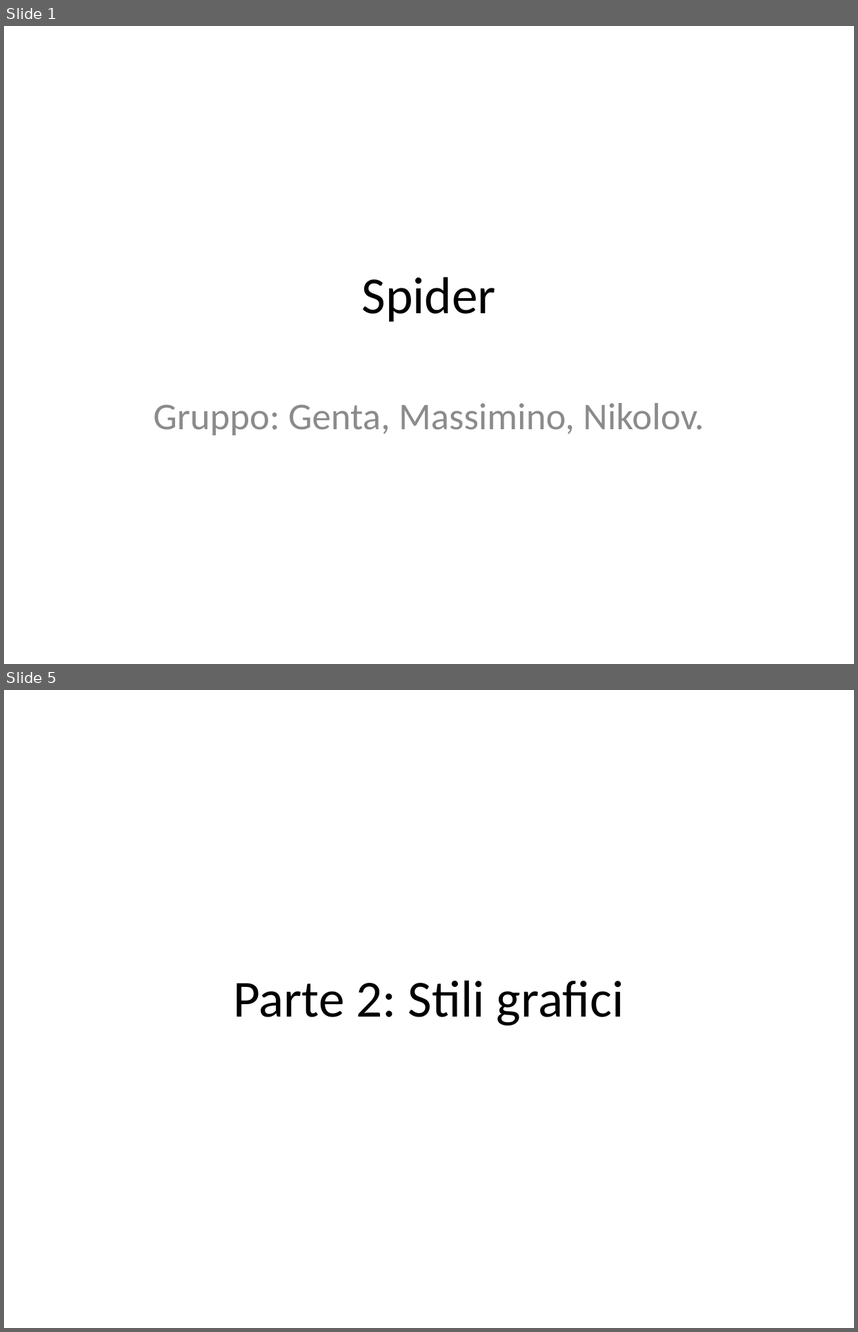
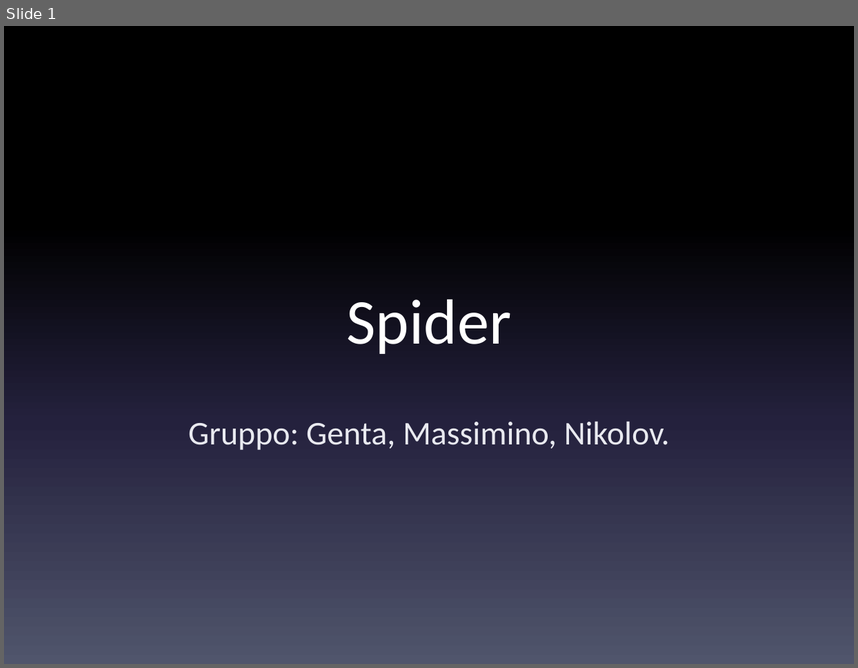
Before and after one commit to danielegenta/ProjectTPSI_Spider, a slide deck: Presentazione_Spider.pptx. Shown one above the other, each under a label of ours: slides 1 and 5 before the commit, slide 1 after it; the slides between them are not shown. The pictures are 858x1332 and 858x668 pixels, drawn with LibreOffice and Linux fonts; fonts in the diff are those of the drawing. Boxes give left, top, right and bottom in pixels: in the first picture for what was removed or moved away, otherwise in the second. Text is boxed around its words. In the diff, an @@ line names an element or a change of style, - is before the commit and + after.

```diff
--- a/Presentazione_Spider.pptx
+++ b/Presentazione_Spider.pptx
@@ slide 5 removed at bbox=[4, 690, 854, 1328], background #FFFFFF @@
@@ title removed at bbox=[233, 980, 624, 1025] @@
-Parte 2: Stili grafici
@@ slide 1 changed as well @@
@@ background #FFFFFF to gradient #000000 to #24213E to #51566D @@
@@ title "Spider" at bbox=[347, 299, 512, 354]: size 44 to 54 pt, text colour #000000 to #FFFFFF; vertical alignment middle to bottom @@
@@ subtitle "Gruppo: Genta, Massimino, Nikolov." at bbox=[188, 421, 670, 450]: size 32 to 28 pt, text colour #8C8C8C to #E9EAF0; line spacing 1 to 1.5 @@
```
Also in this commit, not shown: 7 other slides changed, 9 slides added, 10 other slides removed.
